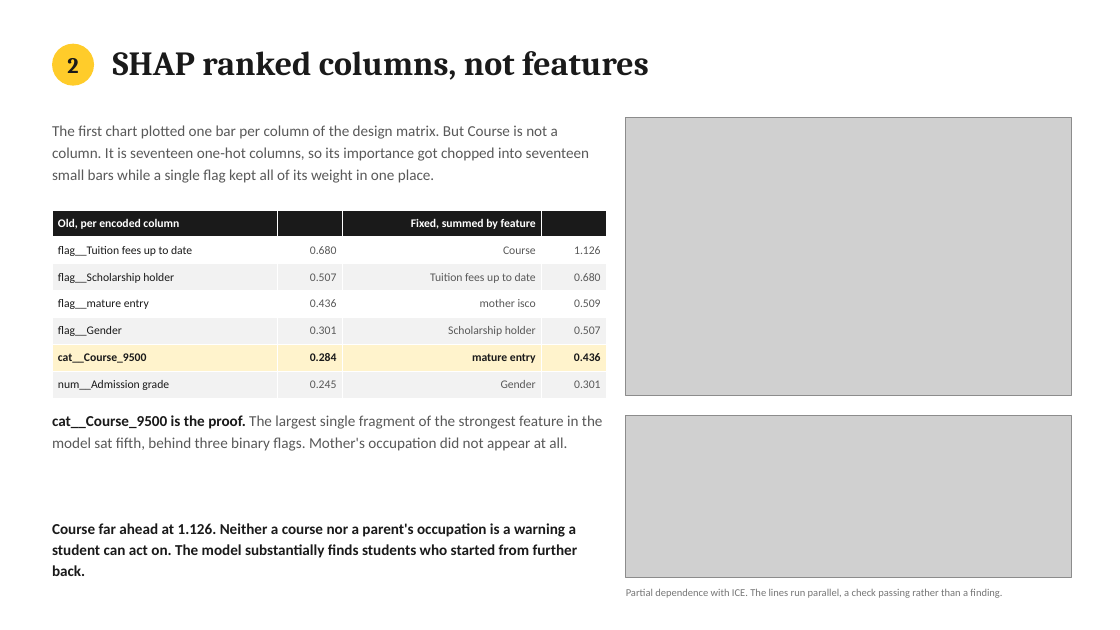
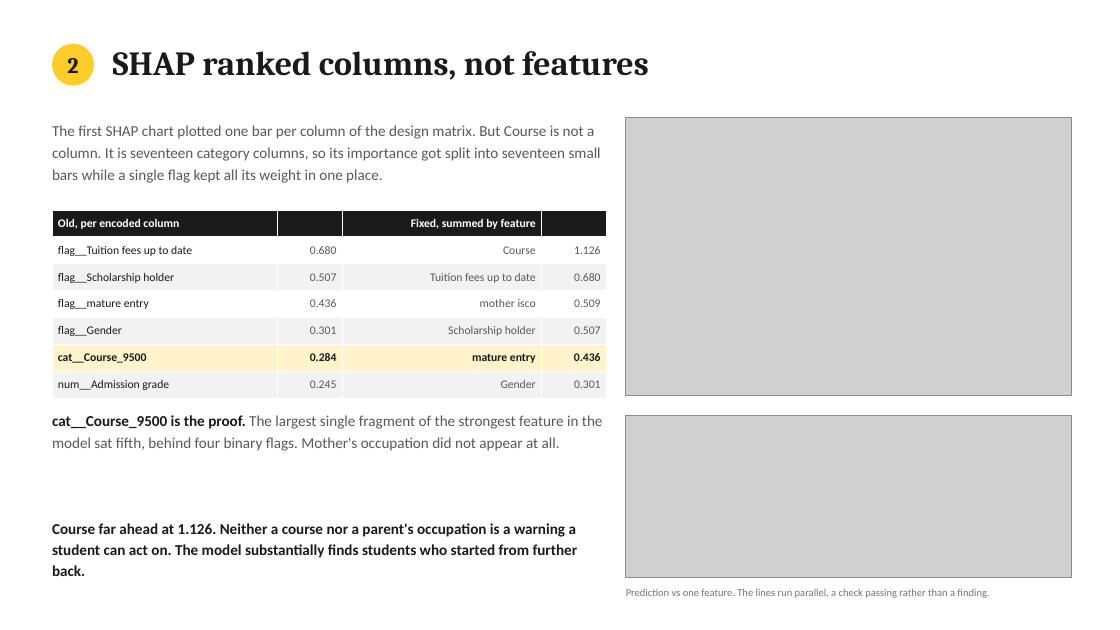
Before and after one commit to jeryldev/pgdaiml-capstone, a slide deck: slide 9 of presentations/technical.pptx. Drawn at 1120x630 pixels with LibreOffice and Linux fonts; fonts in the diff are those of the drawing; grey boxes stand for pictures. Boxes give left, top, right and bottom in pixels: in the first picture for what was removed or moved away, otherwise in the second. Text is boxed around its words. In the diff, an @@ line names an element or a change of style, - is before the commit and + after.

```diff
--- a/presentations/technical.pptx
+++ b/presentations/technical.pptx
@@ text at [52, 125, 601, 183]: text changed @@
-The first chart plotted one bar per column of the design matrix. But Course is not a column. It is seventeen one-hot columns, so its importance got chopped into seventeen small bars while a single flag kept all of its weight in one place.
+The first SHAP chart plotted one bar per column of the design matrix. But Course is not a column. It is seventeen category columns, so its importance got split into seventeen small bars while a single flag kept all its weight in one place.
@@ text at [52, 415, 603, 451]: text changed @@
-cat__Course_9500 is the proof. The largest single fragment of the strongest feature in the model sat fifth, behind three binary flags. Mother's occupation did not appear at all.
+cat__Course_9500 is the proof. The largest single fragment of the strongest feature in the model sat fifth, behind four binary flags. Mother's occupation did not appear at all.
@@ text at [626, 589, 989, 598]: text changed @@
-Partial dependence with ICE. The lines run parallel, a check passing rather than a finding.
+Prediction vs one feature. The lines run parallel, a check passing rather than a finding.
```
Also in this commit, not shown: 10 other slides changed, 11 other files.
